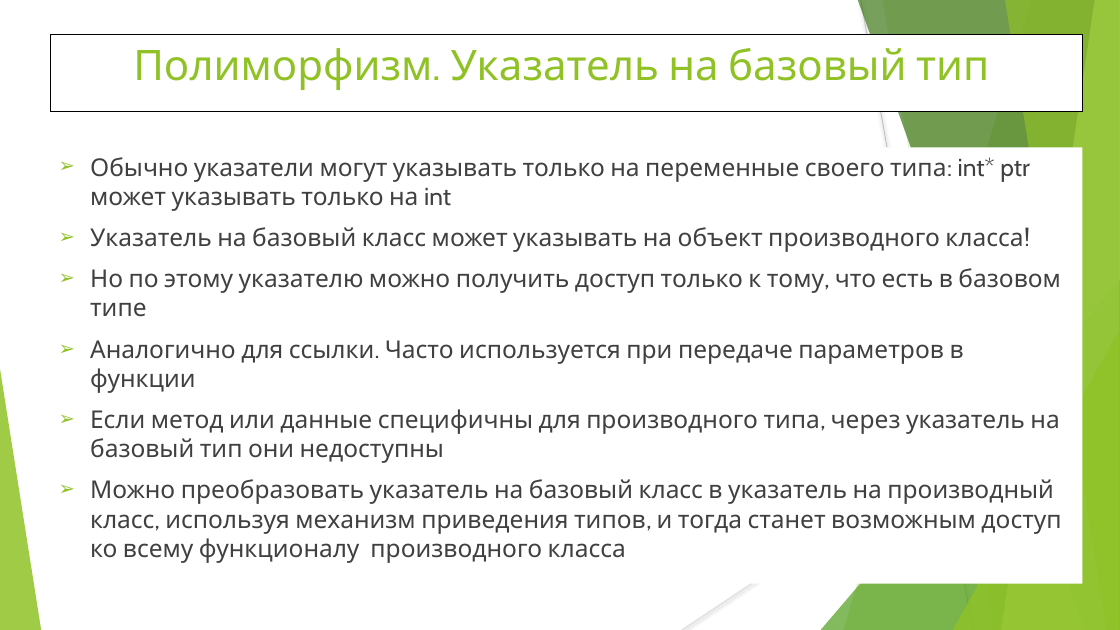
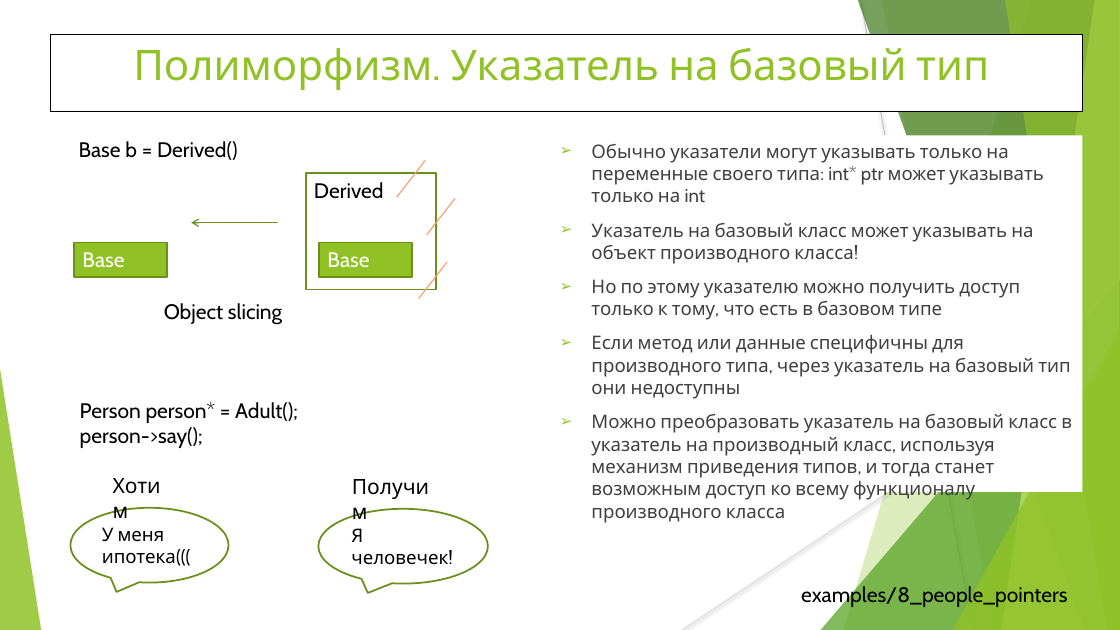
Before and after one commit to WhiteCatStudies/lectures, a slide deck: slide 14 of pt1/lectures/lecture2/lecture2.pptx (slide 10 before the commit). Drawn at 1120x630 pixels with LibreOffice and Linux fonts; fonts in the diff are those of the drawing. Boxes give left, top, right and bottom in pixels: in the first picture for what was removed or moved away, otherwise in the second. Text is boxed around its words. In the diff, an @@ line names an element or a change of style, - is before the commit and + after.

```diff
--- a/pt1/lectures/lecture2/lecture2.pptx
+++ b/pt1/lectures/lecture2/lecture2.pptx
@@ text added at [79, 141, 238, 160], 18 pt, text #000000 @@
+Base b = Derived()
@@ text "Обычно указатели могут указывать только ...": place and size @@
-text "Обычно указатели могут указывать только ..." at [90, 157, 1061, 563]
+text "Обычно указатели могут указывать только ..." at [552, 135, 1083, 492]
@@ text "Обычно указатели могут указывать только ..." at [552, 135, 1083, 492]: size 21 to 16 pt @@
@@ rectangle added at [306, 173, 436, 289], fill #FFFFFF, outline #6B901C 1.5 pt, 18 pt, text #000000 @@
+Derived
@@ line added from (425, 160) to (397, 197), #F1A374 1 pt @@
@@ line added from (455, 198) to (427, 235), #F1A374 1 pt @@
@@ arrow added from (277, 223) to (192, 223), #6B901C 1 pt @@
@@ rectangle added at [74, 243, 167, 277], fill #90C226, outline #6B901C 1.5 pt, 18 pt, text #FFFFFF @@
+Base
@@ rectangle added at [319, 243, 413, 277], fill #90C226, outline #6B901C 1.5 pt, 18 pt, text #FFFFFF @@
+Base
@@ line added from (447, 262) to (419, 298), #F1A374 1 pt @@
@@ text added at [164, 303, 282, 325], 18 pt, text #000000 @@
+Object slicing
@@ text at [90, 340, 964, 393]: paragraph removed @@
-➢ Аналогично для ссылки. Часто используется при передаче параметров в функции
@@ text added at [80, 402, 298, 448], 18 pt, text #000000 @@
+Person person* = Adult();
+person->say();
@@ text added at [104, 468, 180, 502], 18 pt, text #000000 @@
+Хотим
@@ text added at [344, 470, 444, 503], 18 pt, text #000000 @@
+Получим
@@ speech bubble added at [71, 508, 229, 583], fill #FFFFFF, outline #6B901C 1.5 pt, 16 pt, text #000000 @@
+У меня ипотека(((
@@ speech bubble added at [318, 509, 488, 584], fill #FFFFFF, outline #6B901C 1.5 pt, 16 pt, text #000000 @@
+Я человечек!
@@ text added at [801, 584, 1067, 608], 18 pt, text #000000 @@
+examples/8_people_pointers
```
Also in this commit, not shown: 7 other slides changed, 7 slides added.
